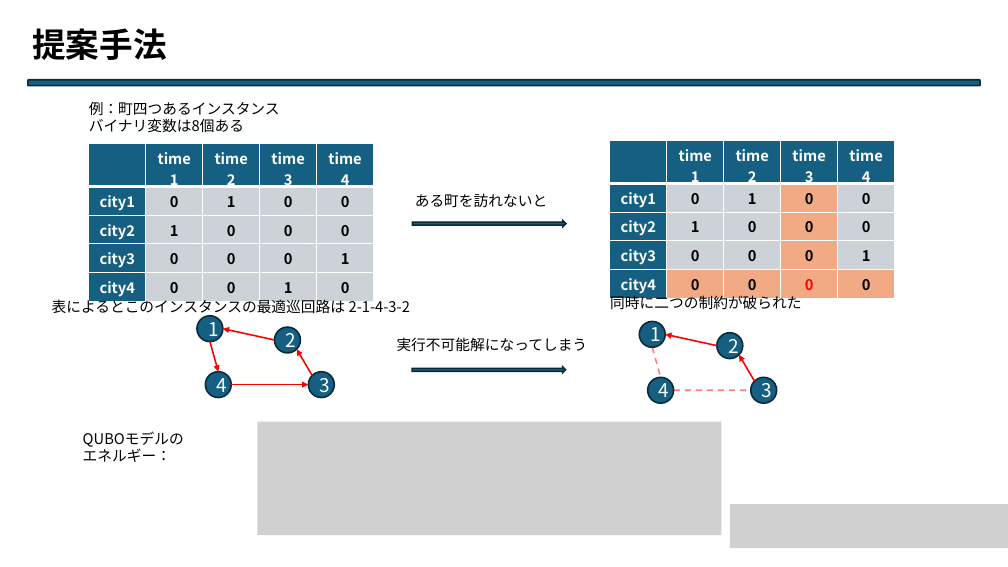
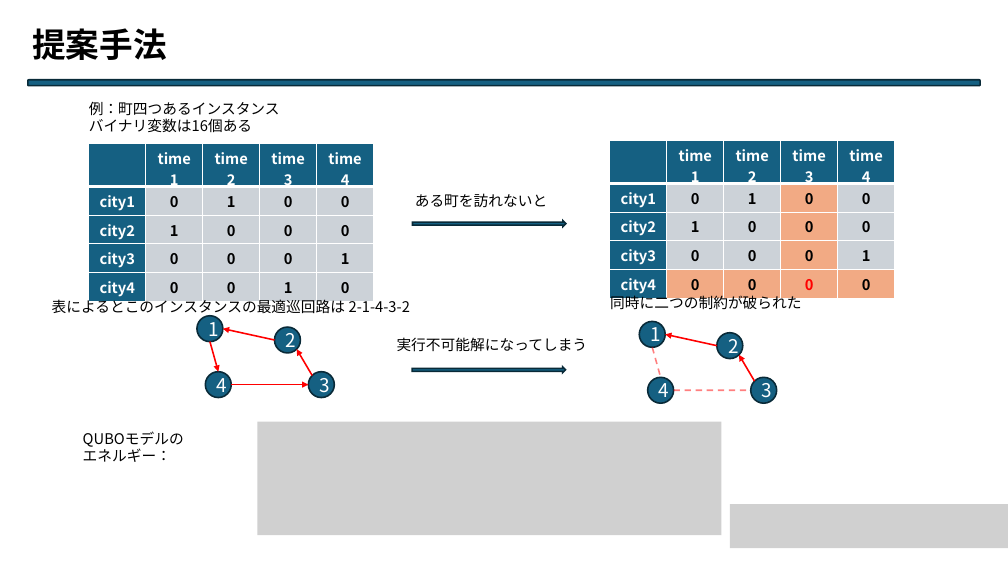
Before and after one commit to Legolas9999/chuukann, a slide deck: slide 6 of 中期.pptx. Drawn at 1008x567 pixels with LibreOffice and Linux fonts; fonts in the diff are those of the drawing; grey boxes stand for pictures. Boxes give left, top, right and bottom in pixels: in the first picture for what was removed or moved away, otherwise in the second. Text is boxed around its words. In the diff, an @@ line names an element or a change of style, - is before the commit and + after.

```diff
--- a/中期.pptx
+++ b/中期.pptx
@@ text at (89, 118, 252, 132): text changed @@
-バイナリ変数は8個ある
+バイナリ変数は16個ある
```
Also in this commit, not shown: 8 other slides changed.
